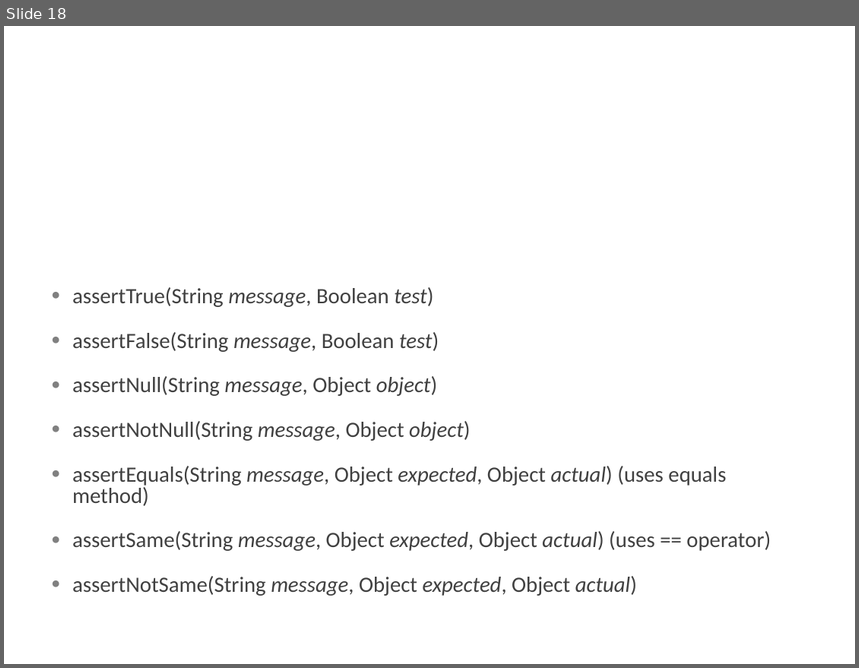
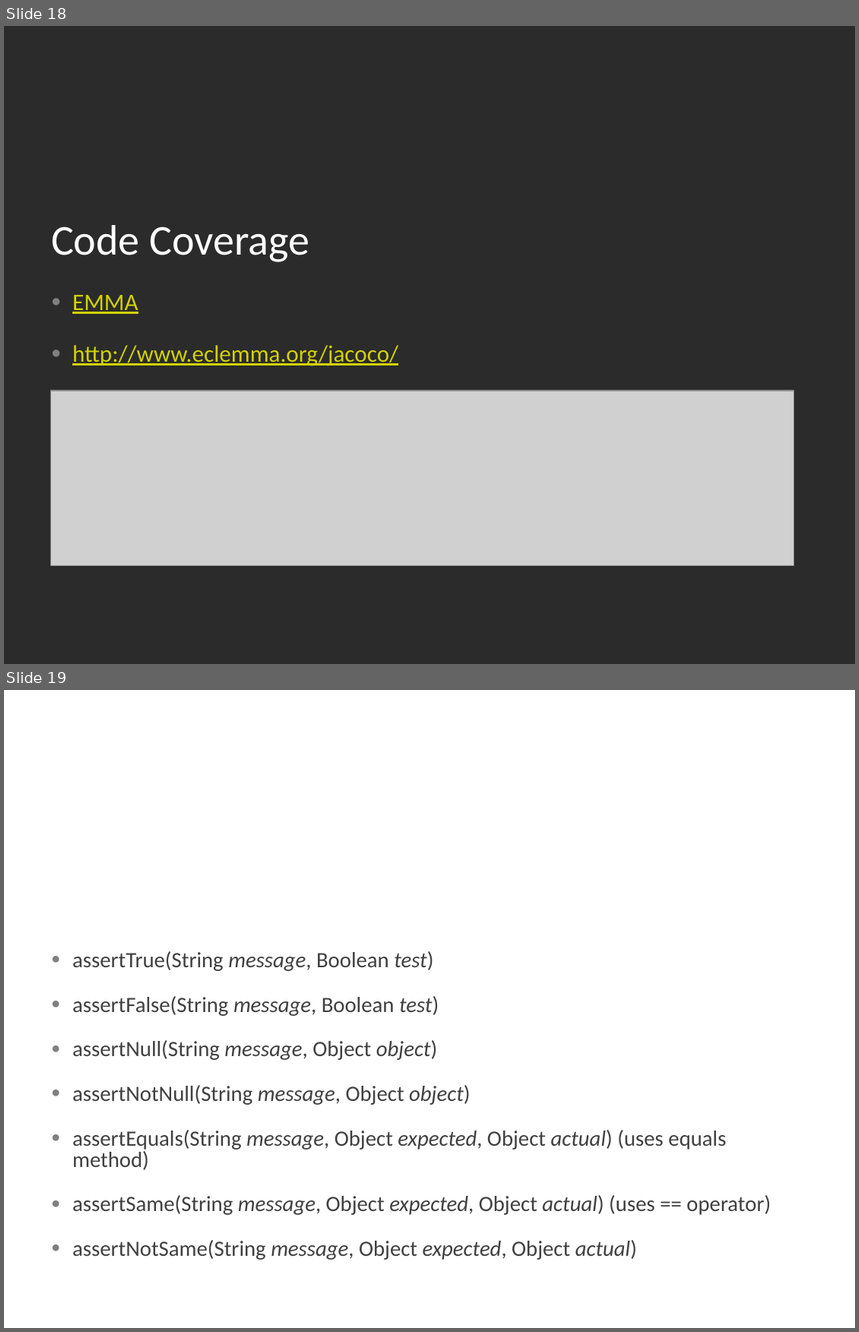
Before and after one commit to machzqcq/cucumber-jvm-template, a slide deck: documents/Course 1-2.pptx. Shown one above the other, each under a label of ours: slide 18 before the commit, slides 18 and 19 after it. The pictures are 859x668 and 859x1332 pixels, drawn with LibreOffice and Linux fonts; fonts in the diff are those of the drawing; grey boxes stand for pictures; background and template pictures are left out; a plain dark background stands for a picture behind light text. Boxes give left, top, right and bottom in pixels: in the first picture for what was removed or moved away, otherwise in the second. Text is boxed around its words. In the diff, an @@ line names an element or a change of style, - is before the commit and + after.

```diff
--- a/documents/Course 1-2.pptx
+++ b/documents/Course 1-2.pptx
@@ slide 18 added at <box>4,26,855,664</box>, background picture (left out) @@
@@ title added at <box>51,225,310,262</box>, 36 pt, text #FFFFFF @@
+Code Coverage
@@ text added at <box>72,295,398,366</box>, 20 pt, text #D2D200, underline @@
+● EMMA
+● http://www.eclemma.org/jacoco/
@@ picture added at <box>51,391,794,566</box> @@
@@ what was slide 18 is now slide 19 @@
```
Also in this commit, not shown: 1 slide changed, 2 other slides added, 3 other files.
